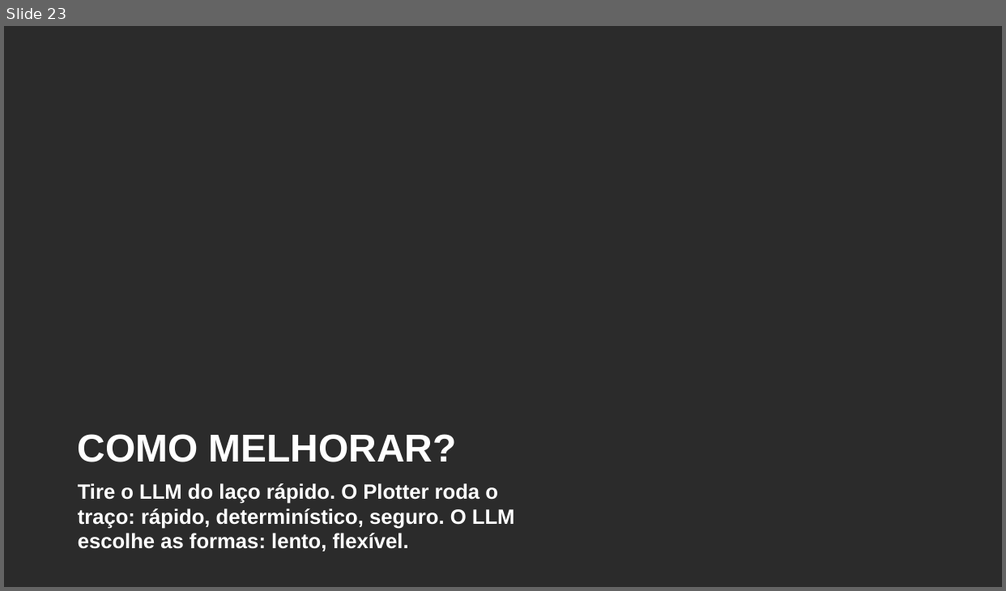
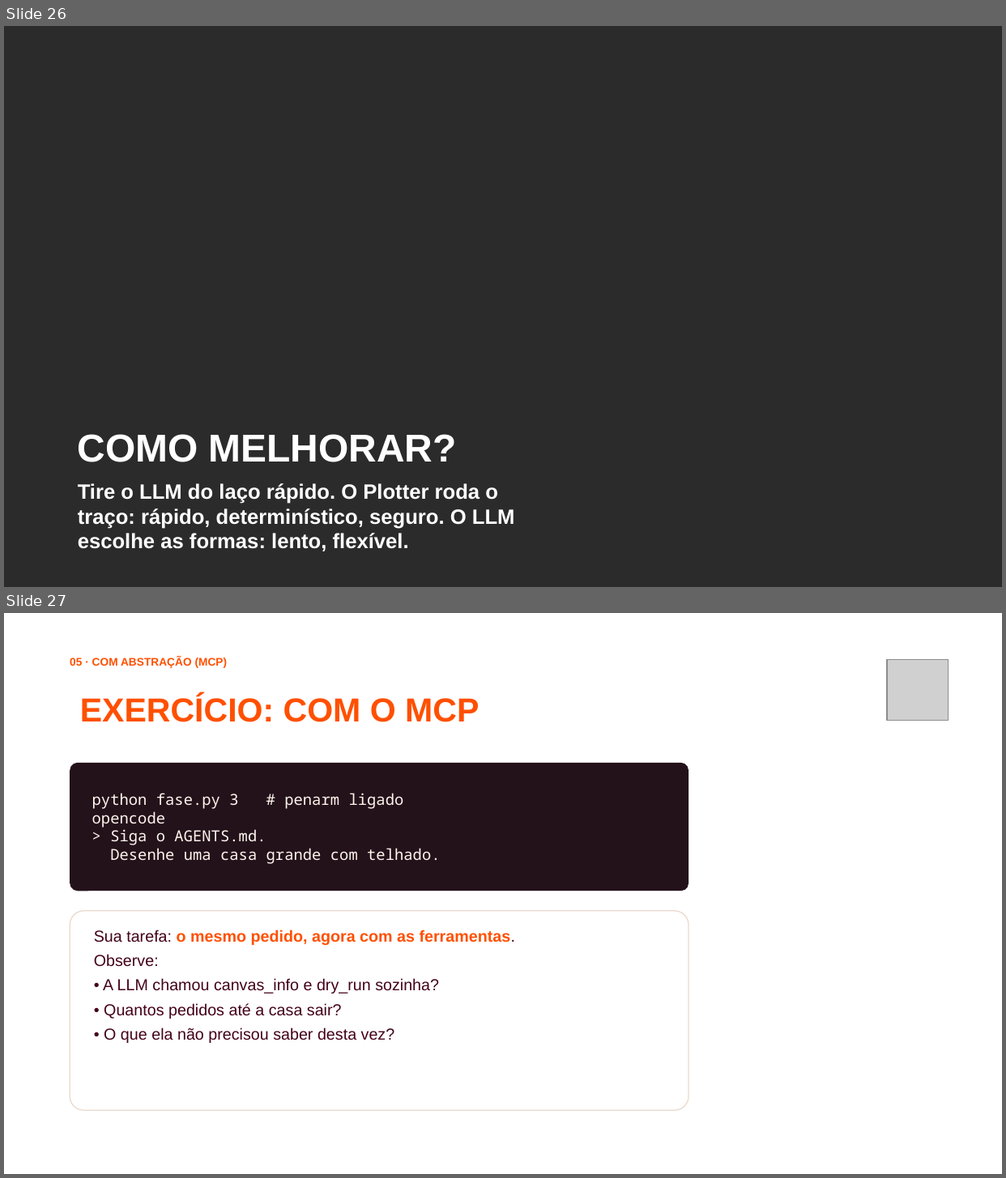
Before and after one commit to jhlr/plotter, a slide deck: workshop/dinamica-ia-hardware.pptx. Shown one above the other, each under a label of ours: slide 23 before the commit, slides 26 and 27 after it. The pictures are 1006x591 and 1006x1178 pixels, drawn with LibreOffice and Linux fonts; fonts in the diff are those of the drawing; grey boxes stand for pictures; background and template pictures are left out; a plain dark background stands for a picture behind light text. Boxes give left, top, right and bottom in pixels: in the first picture for what was removed or moved away, otherwise in the second. Text is boxed around its words. In the diff, an @@ line names an element or a change of style, - is before the commit and + after.

```diff
--- a/workshop/dinamica-ia-hardware.pptx
+++ b/workshop/dinamica-ia-hardware.pptx
@@ slide 27 added at bbox=[4, 613, 1002, 1174], background picture (left out) @@
@@ text added at bbox=[70, 657, 228, 668], 8 pt, text #FF5000, bold @@
+05 · COM ABSTRAÇÃO (MCP)
@@ picture added at bbox=[887, 659, 948, 720] @@
@@ text added at bbox=[80, 696, 479, 722], 24 pt, text #FF5000, bold @@
+EXERCÍCIO: COM O MCP
@@ rounded rectangle added at bbox=[70, 763, 688, 892], fill #24121B, 11 pt, text #FFF6EE @@
+python fase.py 3 # penarm ligado
+opencode
+> Siga o AGENTS.md.
+Desenhe uma casa grande com telhado.
@@ rounded rectangle added at bbox=[70, 911, 688, 1111], fill #FFFFFF, outline #EBD9CC 0.75 pt @@
@@ text added at bbox=[94, 930, 516, 1043], 11.5 pt, text #440019 @@
+Sua tarefa: o mesmo pedido, agora com as ferramentas.
+Observe:
+• A LLM chamou canvas_info e dry_run sozinha?
+• Quantos pedidos até a casa sair?
+• O que ela não precisou saber desta vez?
@@ what was slide 23 is now slide 26 @@
```
Also in this commit, not shown: 7 slides changed, 5 other slides added, 3 slides removed, 13 other files.
